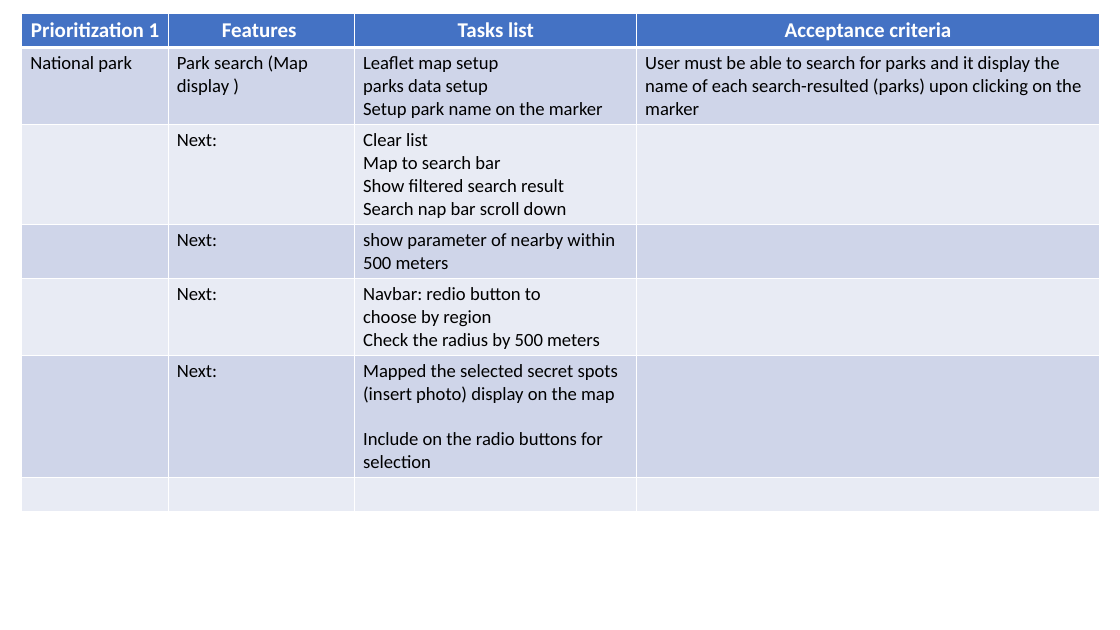
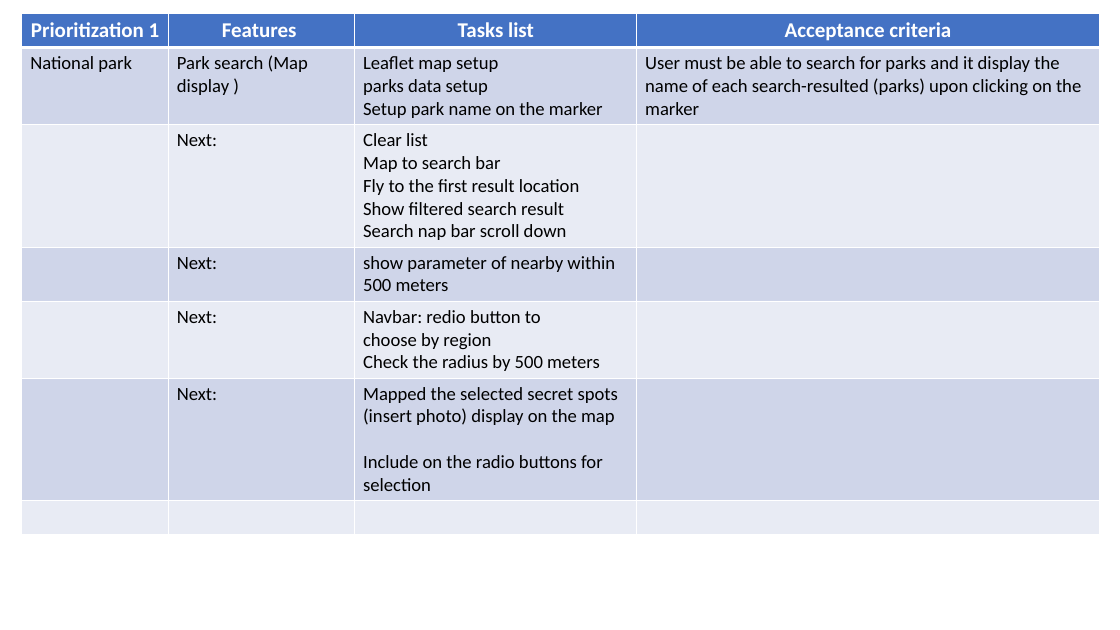
Before and after one commit to annette-p/pre-wedding-photoshoot-locations, a slide deck: slide 7 of wireframe.pptx. Drawn at 1120x630 pixels with LibreOffice and Linux fonts; fonts in the diff are those of the drawing. Boxes give left, top, right and bottom in pixels: in the first picture for what was removed or moved away, otherwise in the second. Text is boxed around its words. In the diff, an @@ line names an element or a change of style, - is before the commit and + after.

Commit message:
implement search logic for parks

```diff
--- a/wireframe.pptx
+++ b/wireframe.pptx
@@ table at [22,13,1100,527] @@
-row 3, column 3: Clear list / Map to search bar / Show filtered search result / Search nap bar scroll down
+row 3, column 3: Clear list / Map to search bar / Fly to the first result location / Show filtered search result / Search nap bar scroll down
```
Also in this commit, not shown: 4 other files.
